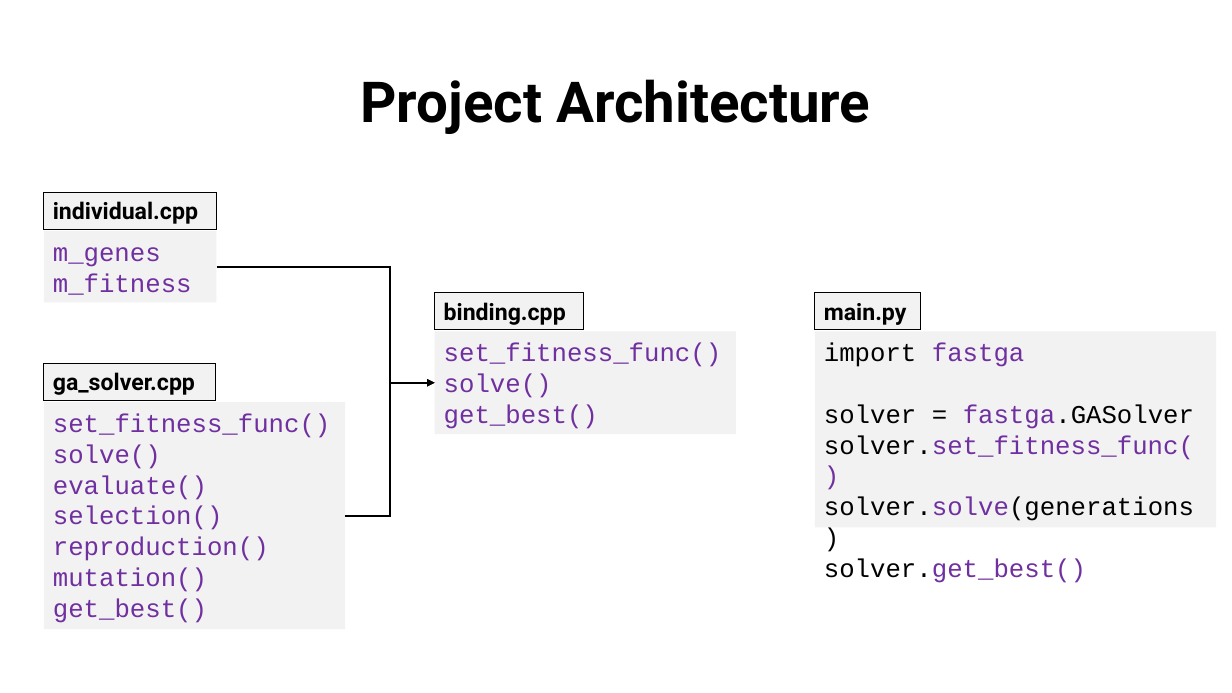
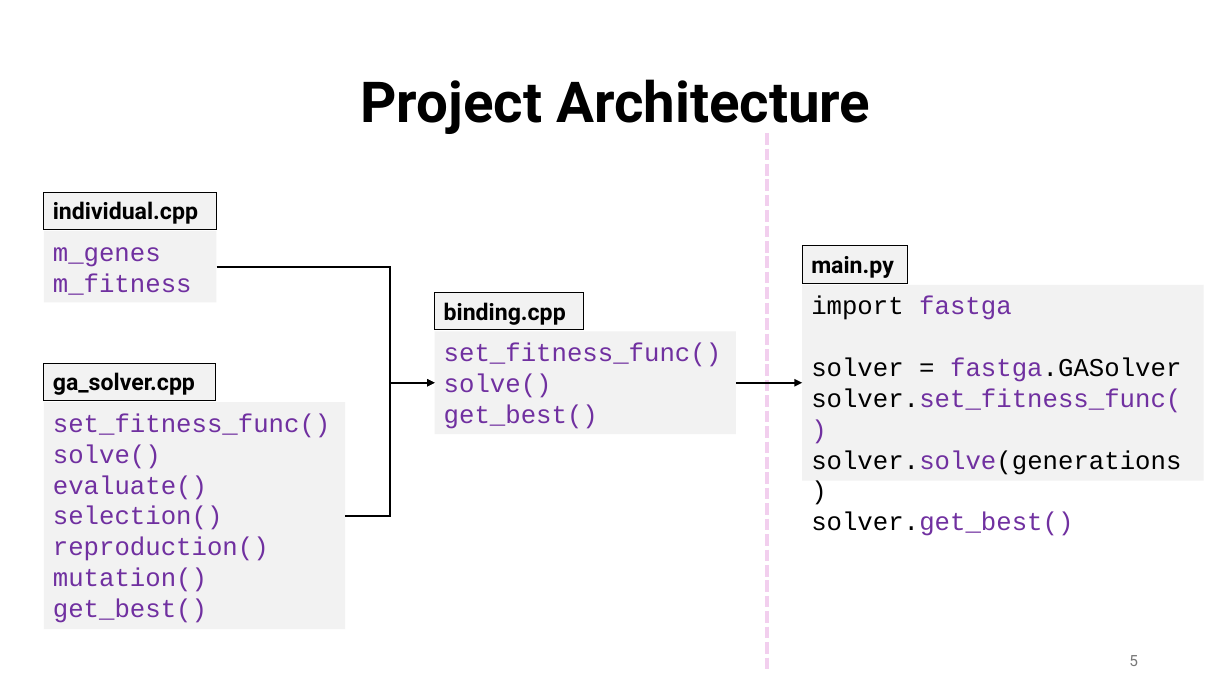
Before and after one commit to jylin34/FastGA, a slide deck: slide 5 of FastGA.pptx. Drawn at 1232x693 pixels with LibreOffice and Linux fonts; fonts in the diff are those of the drawing. Boxes give left, top, right and bottom in pixels: in the first picture for what was removed or moved away, otherwise in the second. Text is boxed around its words. In the diff, an @@ line names an element or a change of style, - is before the commit and + after.

```diff
--- a/FastGA.pptx
+++ b/FastGA.pptx
@@ line added from (767, 133) to (767, 671), #F2CFEE 3 pt dashed @@
@@ rectangle "main.py": place and size @@
-rectangle "main.py" at bbox=[815, 293, 921, 330]
+rectangle "main.py" at bbox=[802, 246, 909, 283]
@@ rectangle "import fastga": place and size @@
-rectangle "import fastga" at bbox=[815, 332, 1216, 528]
+rectangle "import fastga" at bbox=[802, 285, 1203, 481]
@@ arrow added from (736, 383) to (802, 383), #000000 1.5 pt @@
@@ page number added at bbox=[1129, 655, 1138, 666], 12 pt, text #797979 @@
+5
```
Also in this commit, not shown: 9 other slides changed, 1 slide added, 1 slide removed, 1 other file.
